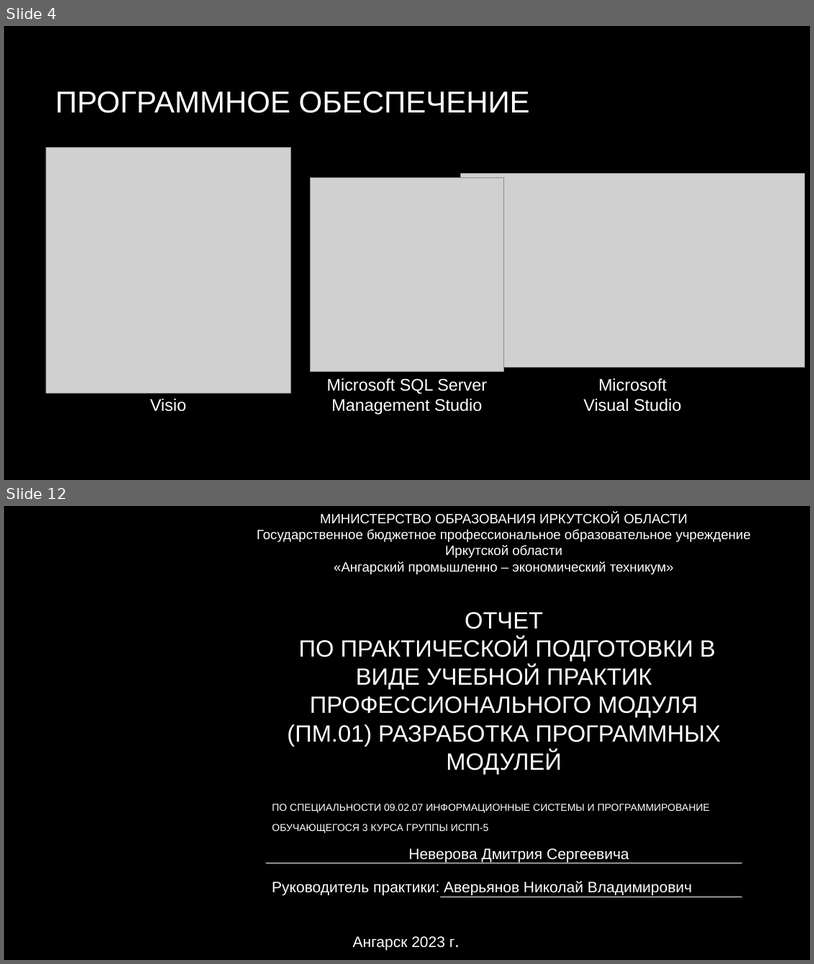
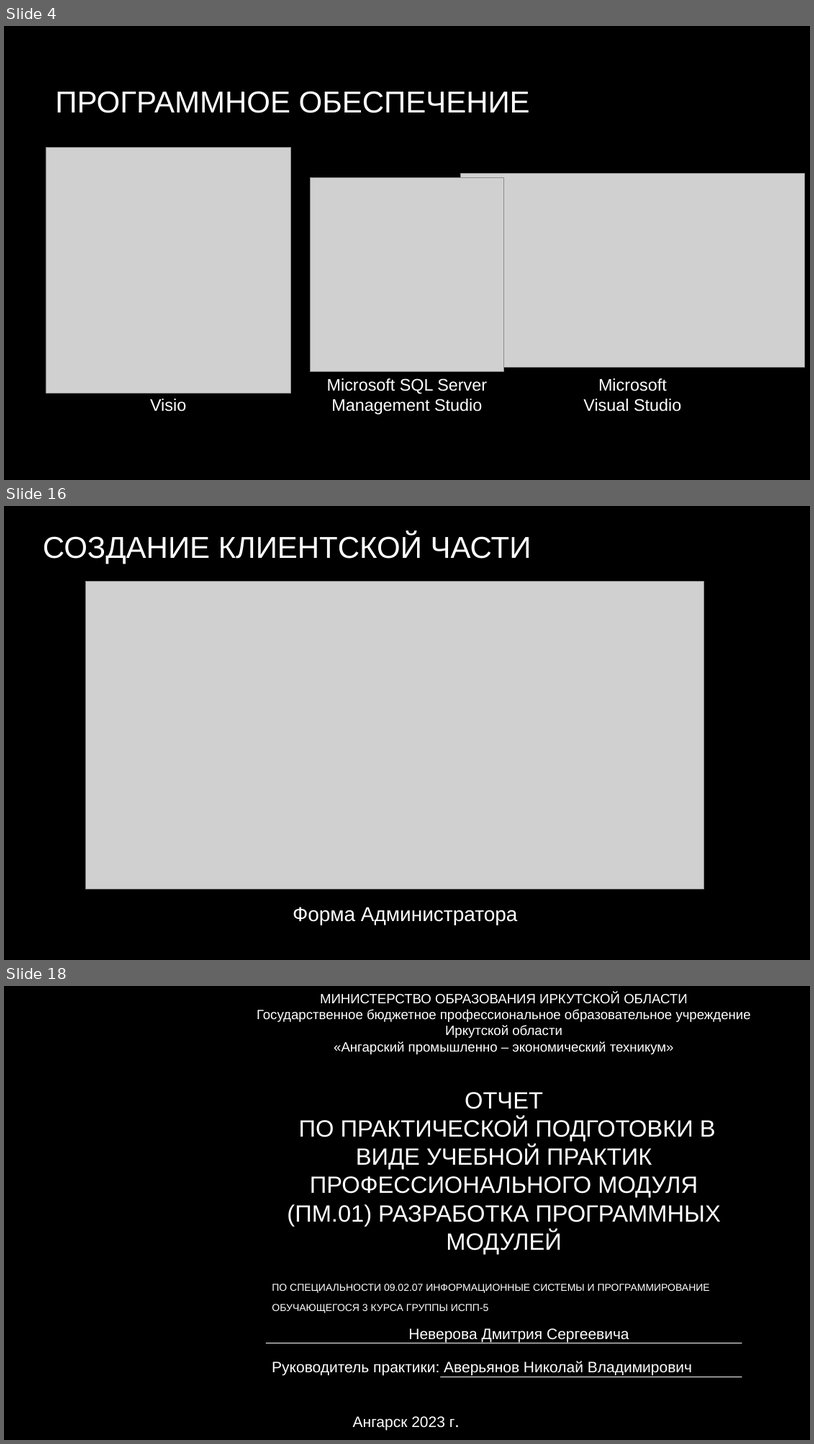
Before and after one commit to APET138/ISPP-5, a slide deck: Охрана квартир.pptx. Shown one above the other, each under a label of ours: slides 4 and 12 before the commit, slides 4, 16 and 18 after it; the slides between them are not shown. The pictures are 814x964 and 814x1444 pixels, drawn with LibreOffice and Linux fonts; fonts in the diff are those of the drawing; grey boxes stand for pictures; background and template pictures are left out. Boxes give left, top, right and bottom in pixels: in the first picture for what was removed or moved away, otherwise in the second. Text is boxed around its words. In the diff, an @@ line names an element or a change of style, - is before the commit and + after.

```diff
--- a/Охрана квартир.pptx
+++ b/Охрана квартир.pptx
@@ slide 16 added at box(4, 506, 810, 960), background picture (left out) @@
@@ title added at box(43, 534, 532, 564), 36 pt, text #FFFFFF @@
+СОЗДАНИЕ КЛИЕНТСКОЙ ЧАСТИ
@@ picture added at box(85, 582, 705, 889) @@
@@ text added at box(293, 906, 518, 925), 24 pt, text #FFFFFF @@
+Форма Администратора
@@ what was slide 12 is now slide 18 @@
```
Also in this commit, not shown: 7 slides changed, 7 other slides added, 2 slides removed, 2 other files.
